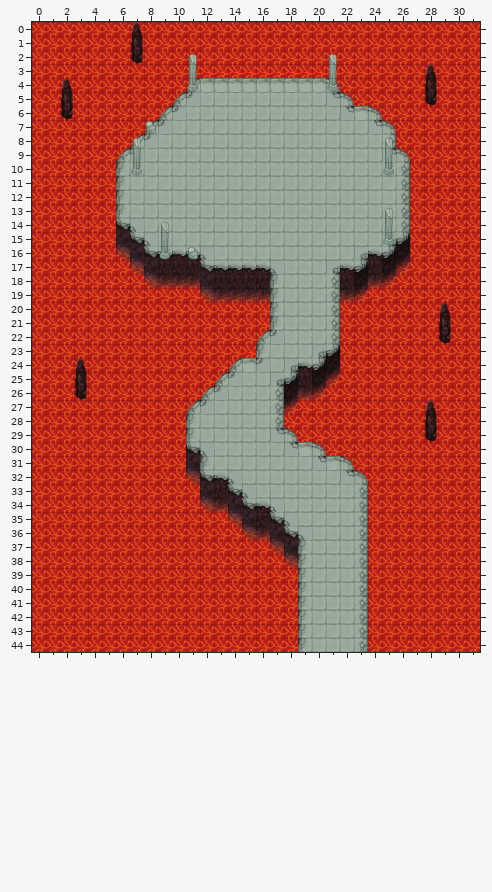
An edit to a level. Tiled map (JSON), public/map/temple14.json. Above, as it was before the edit.
Cells are 32x32 px. Shown: x 0..31, y 0..44.
And afterwards:
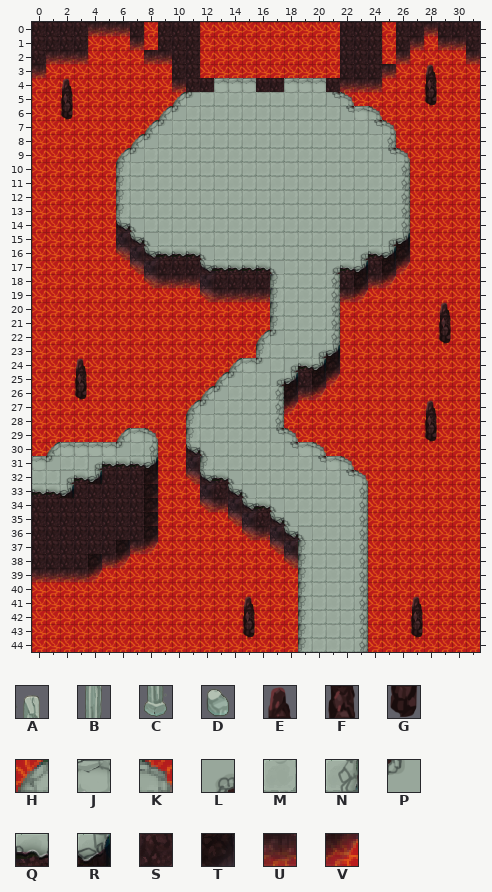
Key: from "temple": A 114, B 124, C 134, D 135, E 265, F 275, G 285, H 290, J 291, K 292, L 293, M 301, N 302, P 304, Q 311, R 312, S 321, T 322, U 331, V 332.
_ is an empty cell.
See-through tiles are keyed as they look on the map.
Diff:
Layer "layer3":
Tile E is added in row 41 at x 15 and 27.
Tile F is added in row 42 at x 15 and 27.
Tile G is added in row 43 at x 15 and 27.
Tile H is added in row 29 at x 6; in row 30 at x 1.
Tile J is added in row 29 at x 7; in row 30 at x 2 to 5; in row 31 at x 0.
Tile K is added in row 29 at x 8.
Tile L is added in row 31 at x 4; in row 32 at x 2.
Tile M is added in row 30 at x 7; in row 31 at x 2 to 3; in row 32 at x 0 to 1.
Tile N is added in row 30 at x 8.
Tile P is added in row 30 at x 6; in row 31 at x 1.
Tile Q is added in row 31 at x 5 to 7; in row 32 at x 3; in row 33 at x 0 to 1.
Tile R is added in row 31 at x 8; in row 32 at x 4; in row 33 at x 2.
Tile S replaces tile E in row 0 at x 7.
Tile S replaces tile H in row 4 at x 11.
Tile S replaces tile K in row 4 at x 21.
Tile S is added in row 0 at x 0 to 3, 9 to 11, 22 to 24, 26 to 27 and 29 to 31; in row 1 at x 0 to 3, 9 to 11, 22 to 24, 26 and 31; in row 2 at x 0, 10 to 11 and 22 to 24; in row 3 at x 10 to 11 and 22 to 24; in row 4 at x 12 and 16 to 17; in row 32 at x 5 to 7.
Tile S is added in row 33 at x 3 to 7; in rows 34 to 36 at x 0 to 7; in row 37 at x 0 to 5; in row 38 at x 0 to 3.
Tile T is added in rows 32 to 36 at x 8; in row 37 at x 6; in row 38 at x 4.
Tile U replaces tile F in row 1 at x 7.
Tile U is added in row 0 at x 4 to 6 and 28; in row 1 at x 27 and 29 to 30; in row 2 at x 1 to 3, 8 to 9, 26 and 31; in row 3 at x 0 and 25; in row 4 at x 10 and 22 to 24; in row 37 at x 7.
Tile U is added in row 38 at x 5; in row 39 at x 0 to 3.
Tile V is added in row 37 at x 8; in row 38 at x 6; in row 39 at x 4.
Tile G is removed in row 2 at x 7.
Layer "layer4":
Tile A is removed in row 2 at x 11 and 21; in row 8 at x 7 and 25; in row 13 at x 25; in row 14 at x 9.
Tile B is removed in row 3 at x 11 and 21; in row 9 at x 7 and 25; in row 14 at x 25; in row 15 at x 9.
Tile C is removed in row 4 at x 11 and 21; in row 10 at x 7 and 25; in row 15 at x 25; in row 16 at x 9.
Tile D is removed in row 7 at x 8; in row 16 at x 11.
